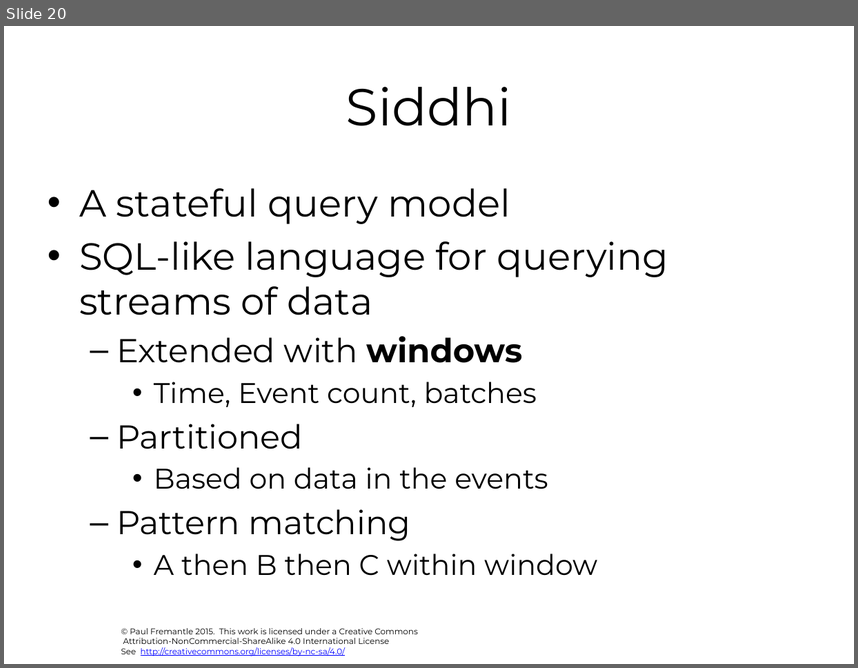
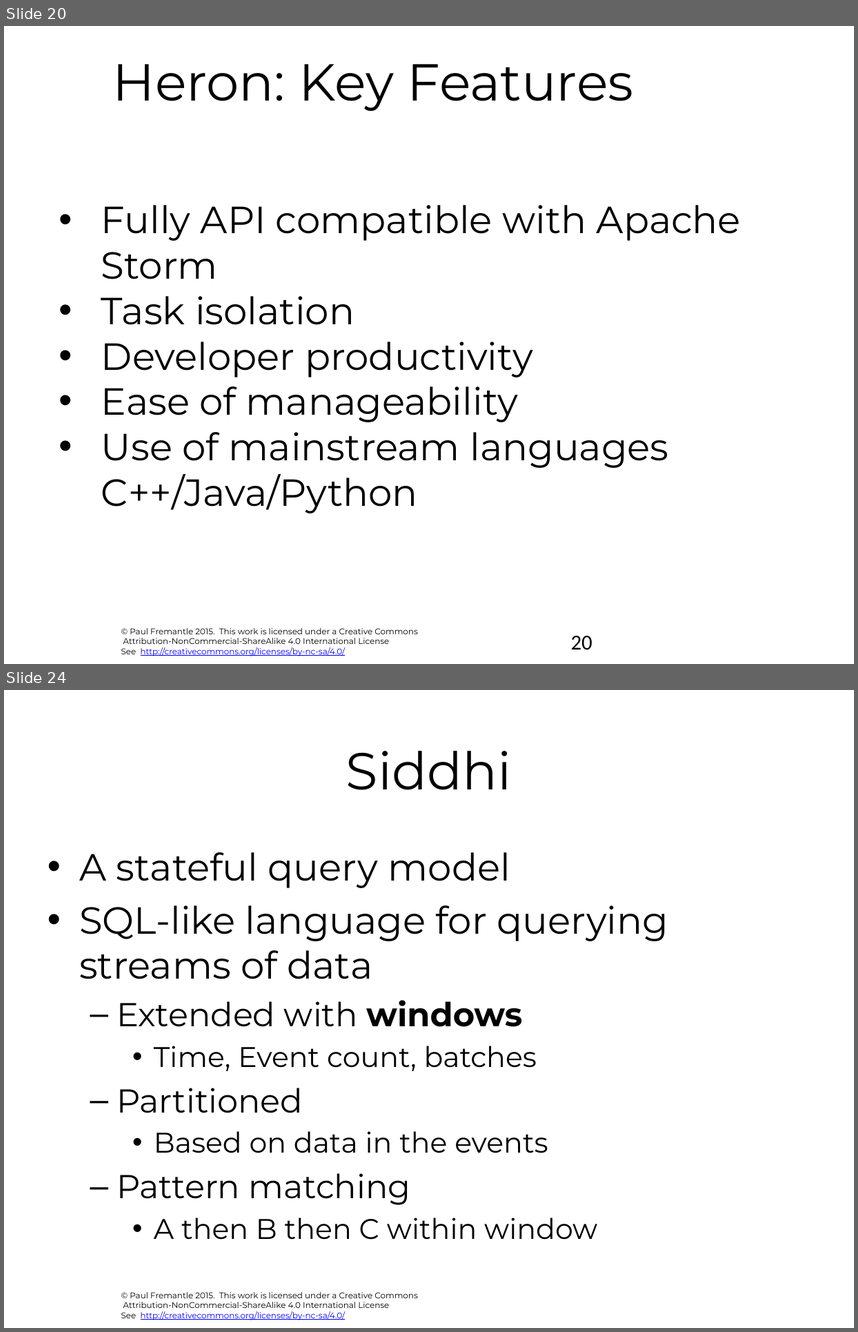
Before and after one commit to pzfreo/ox-clo, a slide deck: pres-source/11-realtime-bigdata.pptx. Shown one above the other, each under a label of ours: slide 20 before the commit, slides 20 and 24 after it; the slides between them are not shown. The pictures are 858x668 and 858x1332 pixels, drawn with LibreOffice and Linux fonts; fonts in the diff are those of the drawing; background and template pictures are left out. Boxes give left, top, right and bottom in pixels: in the first picture for what was removed or moved away, otherwise in the second. Text is boxed around its words. In the diff, an @@ line names an element or a change of style, - is before the commit and + after.

```diff
--- a/pres-source/11-realtime-bigdata.pptx
+++ b/pres-source/11-realtime-bigdata.pptx
@@ slide 20 added at <box>4,26,854,664</box>, background #FFFFFF; not listed: 1 template element that a slide beside it also shows @@
@@ title added at <box>113,64,634,111</box>, 44 pt, text #000000 @@
+Heron: Key Features
@@ text added at <box>101,205,741,513</box>, 32 pt, text #000000 @@
+• Fully API compatible with Apache Storm
+• Task isolation
+• Developer productivity
+• Ease of manageability
+• Use of mainstream languages C++/Java/Python
@@ page number added at <box>571,635,593,650</box>, 18 pt, text #000000 @@
+20
@@ what was slide 20 is now slide 24 @@
```
Also in this commit, not shown: 2 slides changed, 3 other slides added, 2 other files.
